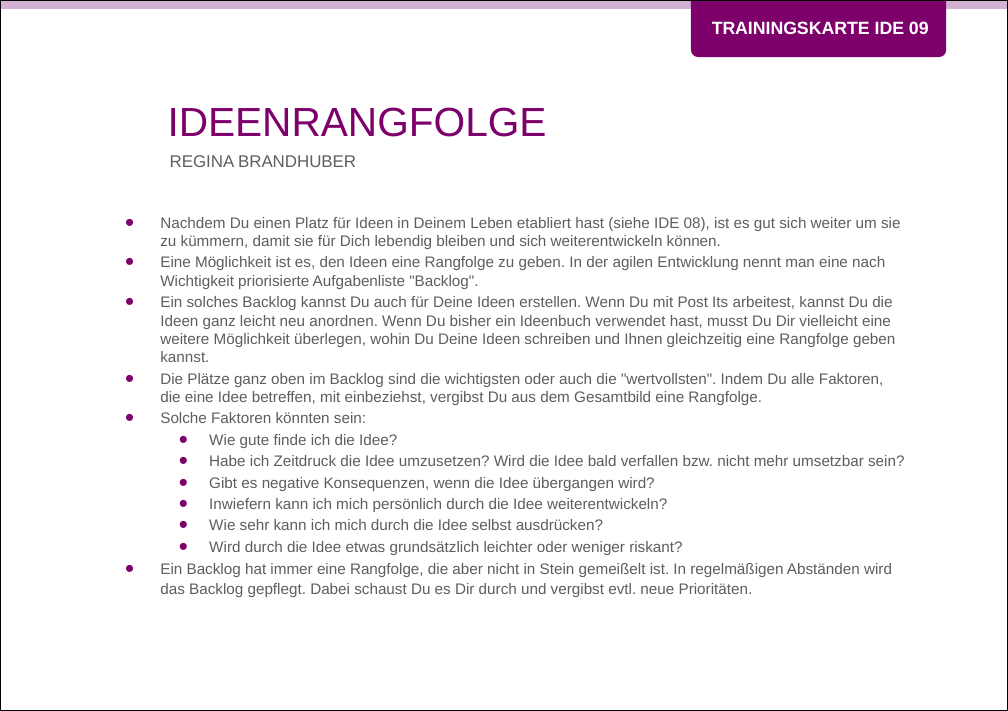
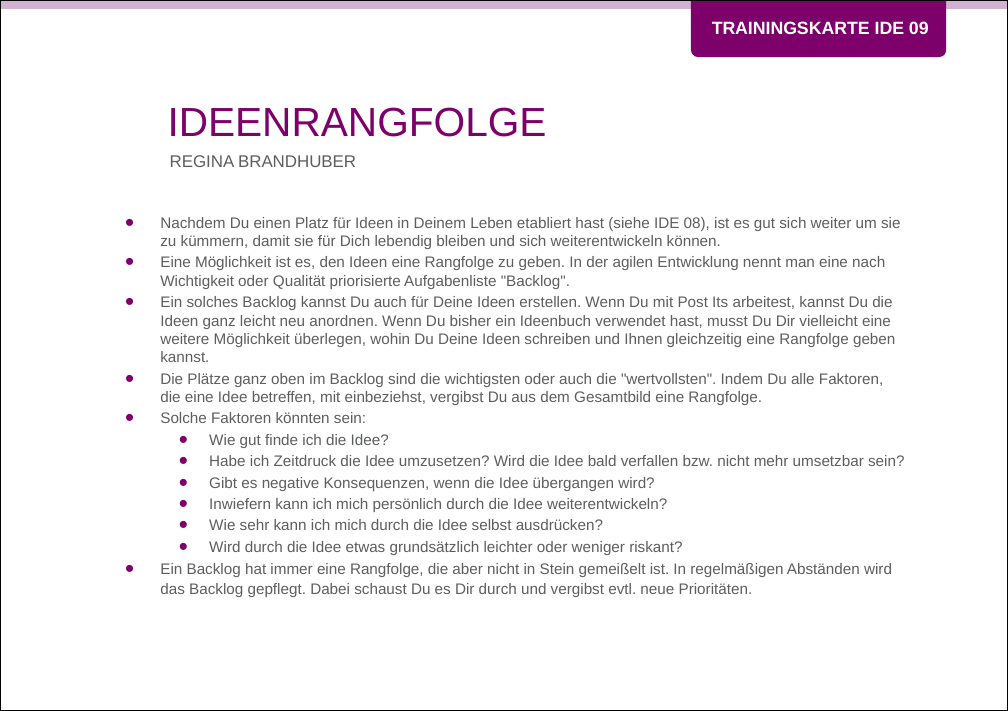
Before and after one commit to Teamtool/training-materials, a slide deck: slide 1 of training-cards/music moves/Ideas (IDE)/ger/apprentice/ger_IDE_09_Ideenrangfolge_MM_A.pptx. Drawn at 1008x711 pixels with LibreOffice and Linux fonts; fonts in the diff are those of the drawing; background and template pictures are left out. Boxes give left, top, right and bottom in pixels: in the first picture for what was removed or moved away, otherwise in the second. Text is boxed around its words. In the diff, an @@ line names an element or a change of style, - is before the commit and + after.

```diff
--- a/training-cards/music moves/Ideas (IDE)/ger/apprentice/ger_IDE_09_Ideenrangfolge_MM_A.pptx
+++ b/training-cards/music moves/Ideas (IDE)/ger/apprentice/ger_IDE_09_Ideenrangfolge_MM_A.pptx
@@ text at bbox=[160, 256, 885, 289]: text changed @@
-• Eine Möglichkeit ist es, den Ideen eine Rangfolge zu geben. In der agilen Entwicklung nennt man eine nach Wichtigkeit priorisierte Aufgabenliste "Backlog".
+• Eine Möglichkeit ist es, den Ideen eine Rangfolge zu geben. In der agilen Entwicklung nennt man eine nach Wichtigkeit oder Qualität priorisierte Aufgabenliste "Backlog".
@@ text at bbox=[209, 434, 389, 448]: text changed @@
-  • Wie gute finde ich die Idee?
+  • Wie gut finde ich die Idee?
```
Also in this commit, not shown: 1 other slide changed, 1 other file.
